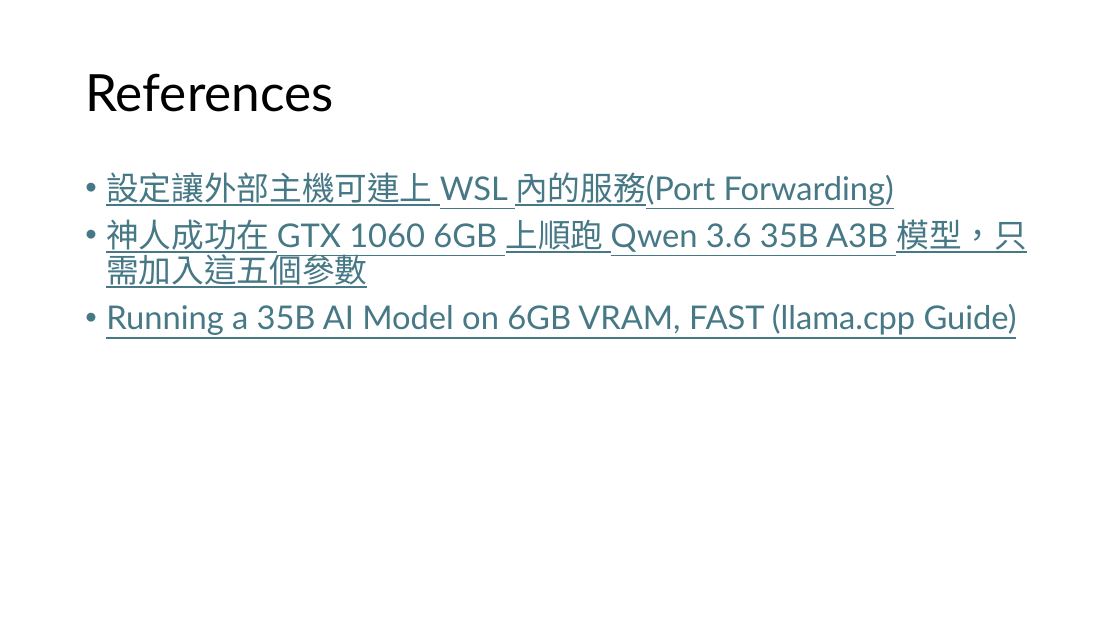
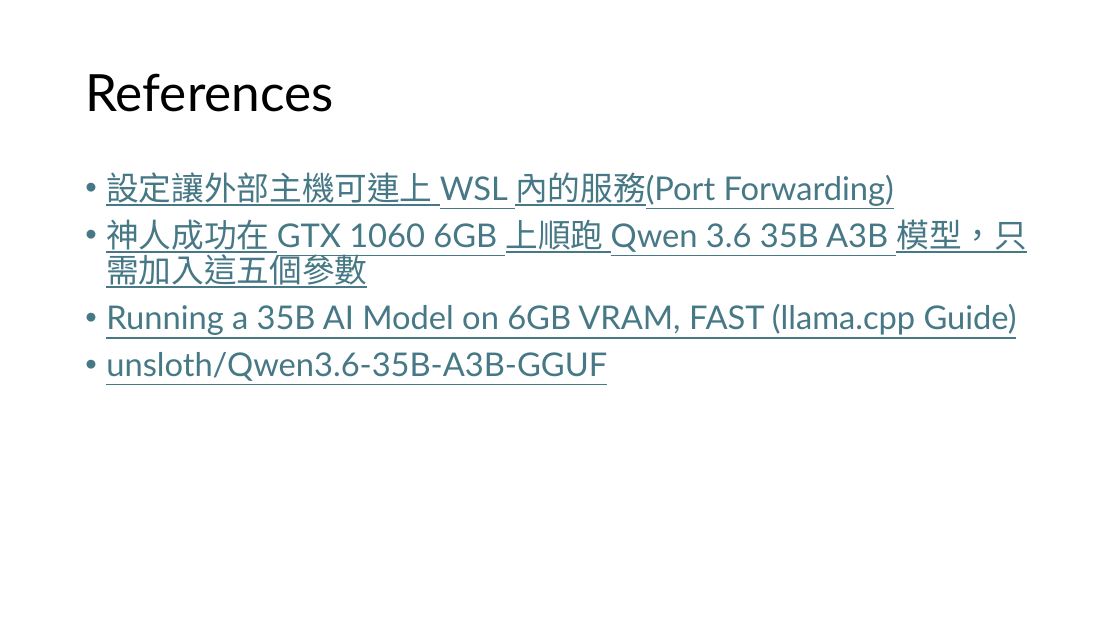
Before and after one commit to melody26613/qwen3.6-on-1050ti, a slide deck: slide 13 of Qwen3_on_1050ti.pptx. Drawn at 1120x630 pixels with LibreOffice and Linux fonts; fonts in the diff are those of the drawing. Boxes give left, top, right and bottom in pixels: in the first picture for what was removed or moved away, otherwise in the second. Text is boxed around its words. In the diff, an @@ line names an element or a change of style, - is before the commit and + after.

Commit message:
Update references

```diff
--- a/Qwen3_on_1050ti.pptx
+++ b/Qwen3_on_1050ti.pptx
@@ text at (106, 352, 607, 381): paragraph added @@
+• unsloth/Qwen3.6-35B-A3B-GGUF
```
Also in this commit, not shown: 1 other file.
